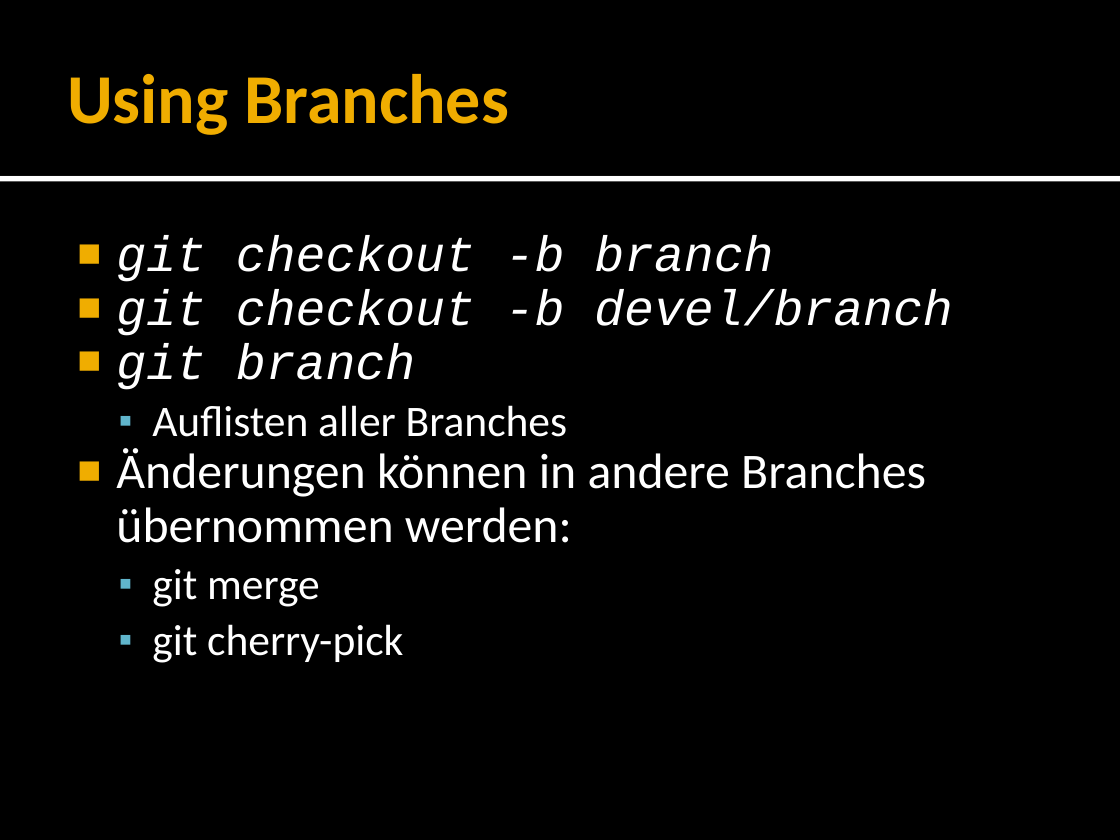
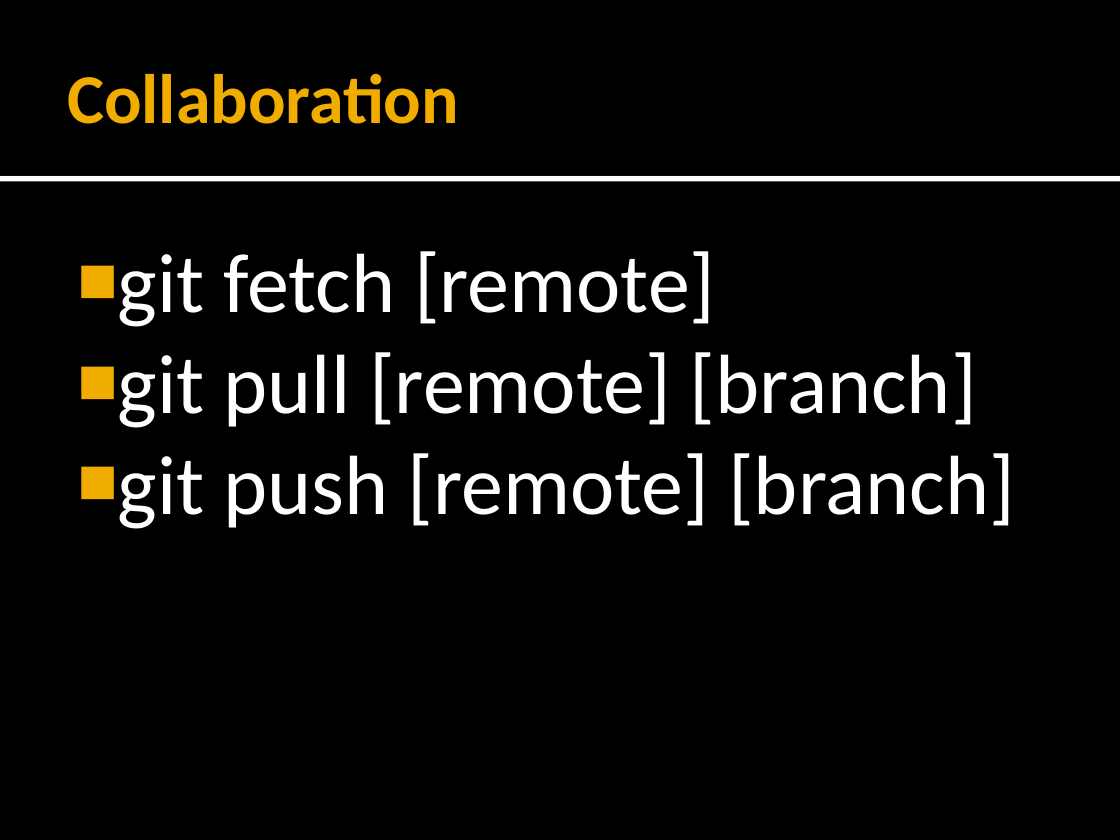
Before and after one commit to forki/GitTalk, a slide deck: slide 20 of GitTalk.pptx (slide 22 before the commit). Drawn at 1120x840 pixels with LibreOffice and Linux fonts; fonts in the diff are those of the drawing. Boxes give left, top, right and bottom in pixels: in the first picture for what was removed or moved away, otherwise in the second. Text is boxed around its words. In the diff, an @@ line names an element or a change of style, - is before the commit and + after.

```diff
--- a/GitTalk.pptx
+++ b/GitTalk.pptx
@@ title at (67, 73, 459, 124): text changed @@
-Using Branches
+Collaboration
@@ text at (118, 251, 1015, 529): text changed; size 32 to 54 pt @@
-■ git checkout -b branch
-■ git checkout -b devel/branch
-■ git branch
-  ▪ Auflisten aller Branches
-■ Änderungen können in andere Branches übernommen werden:
-  ▪ git merge
-  ▪ git cherry-pick
+■ git fetch [remote]
+■ git pull [remote] [branch]
+■ git push [remote] [branch]
```
Also in this commit, not shown: 12 other slides changed, 4 slides added, 5 slides removed.
